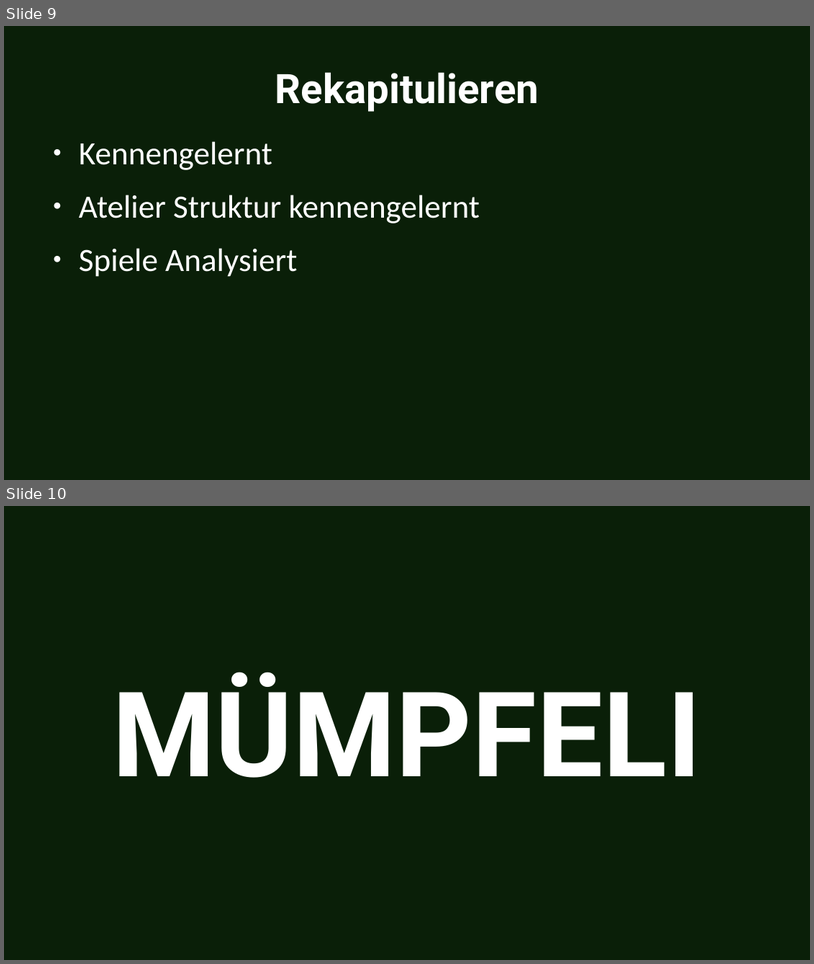
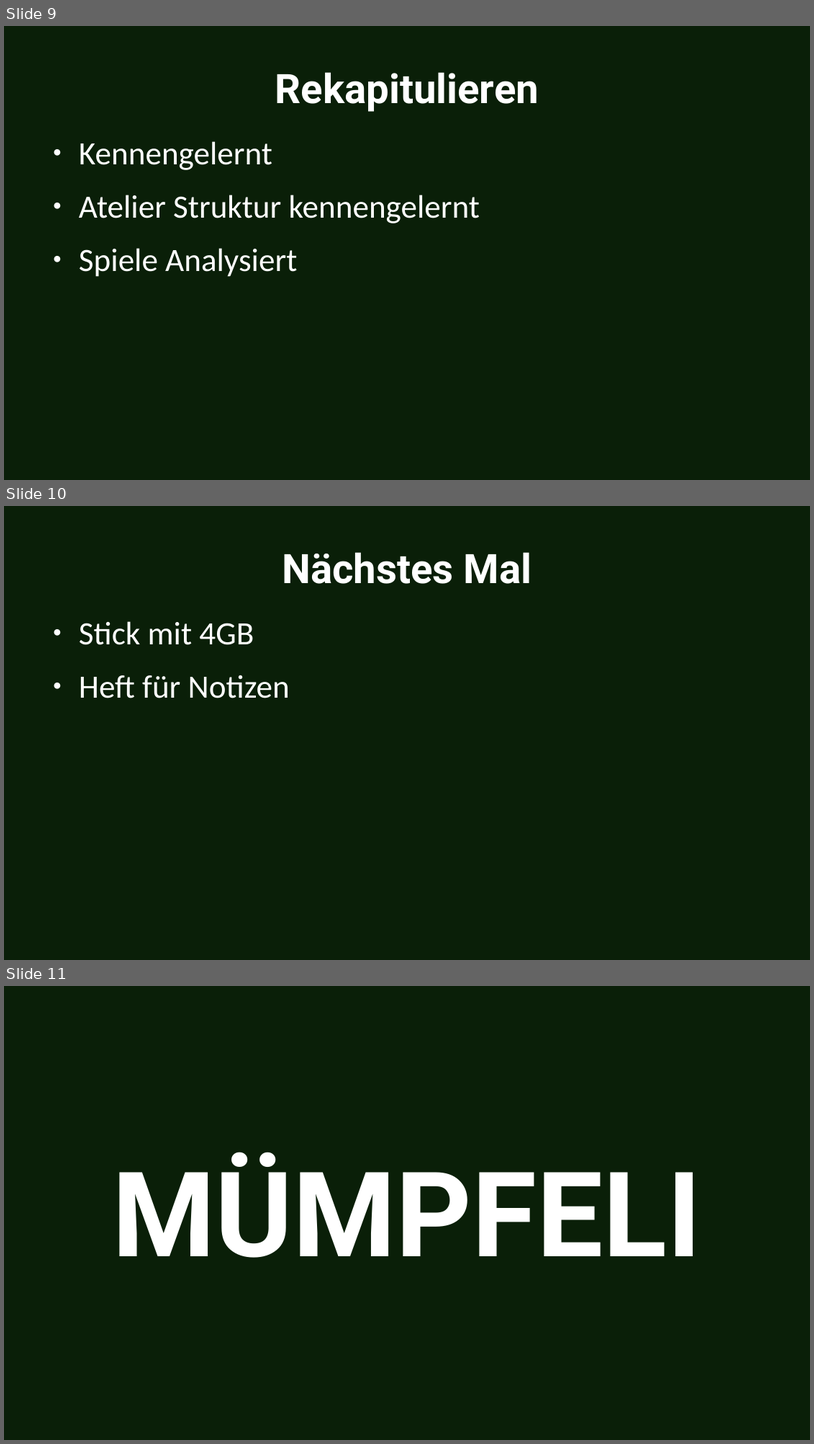
Before and after one commit to odenwilusenz/lp21-godot, a slide deck: Lektionen/lektion 1 - Grundlagen.odp. Shown one above the other, each under a label of ours: slides 9 and 10 before the commit, slides 9, 10 and 11 after it. The pictures are 814x964 and 814x1444 pixels, drawn with LibreOffice and Linux fonts; fonts in the diff are those of the drawing. Boxes give left, top, right and bottom in pixels: in the first picture for what was removed or moved away, otherwise in the second. Text is boxed around its words. In the diff, an @@ line names an element or a change of style, - is before the commit and + after.

```diff
--- a/Lektionen/lektion 1 - Grundlagen.odp
+++ b/Lektionen/lektion 1 - Grundlagen.odp
@@ slide 10 added at (4, 506, 810, 960), background #0A1F08 @@
@@ title added at (282, 552, 532, 584), 40 pt, text #FFFFFF, bold @@
+Nächstes Mal
@@ text added at (79, 621, 290, 698), 32 pt, text #FFFFFF @@
+● Stick mit 4GB
+● Heft für Notizen
@@ what was slide 10 is now slide 11 @@
```
Also in this commit, not shown: 1 slide changed, 12 other files.
